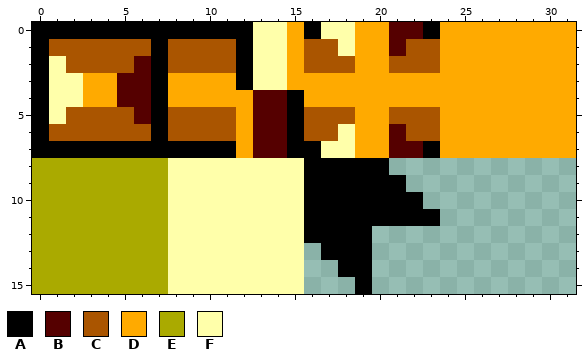
Two states of a pixel-art sprite, assets/bitmaps/tileset.png. The first picture shows the starting point.
The file is 32x16 pixels.
Palette (. is transparent): A #000000  B #550000  C #aa5500  D #ffaa00  E #aaaa00  F #ffffaa
The same view after the edit:
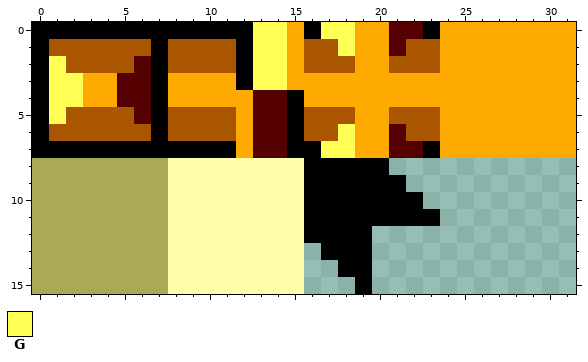
Colours new in this view: G #ffff55
Edits made:
Colour E changes from #aaaa00 to #aaaa55.
Colour G replaces colour F in row 0 at x 13 to 14 and 17 to 18; in row 1 at x 13 to 14 and 18; in row 2 at x 1 and 13 to 14; in row 3 at x 1 to 2 and 13 to 14; in row 4 at x 1 to 2; in row 5 at x 1.
Colour G replaces colour F in row 6 at x 18; in row 7 at x 17 to 18.
Where, in picture pixels (left, top, right, bottom), the same in both pictures:
changed: (253, 22, 355, 158)
changed: (32, 56, 168, 294)
